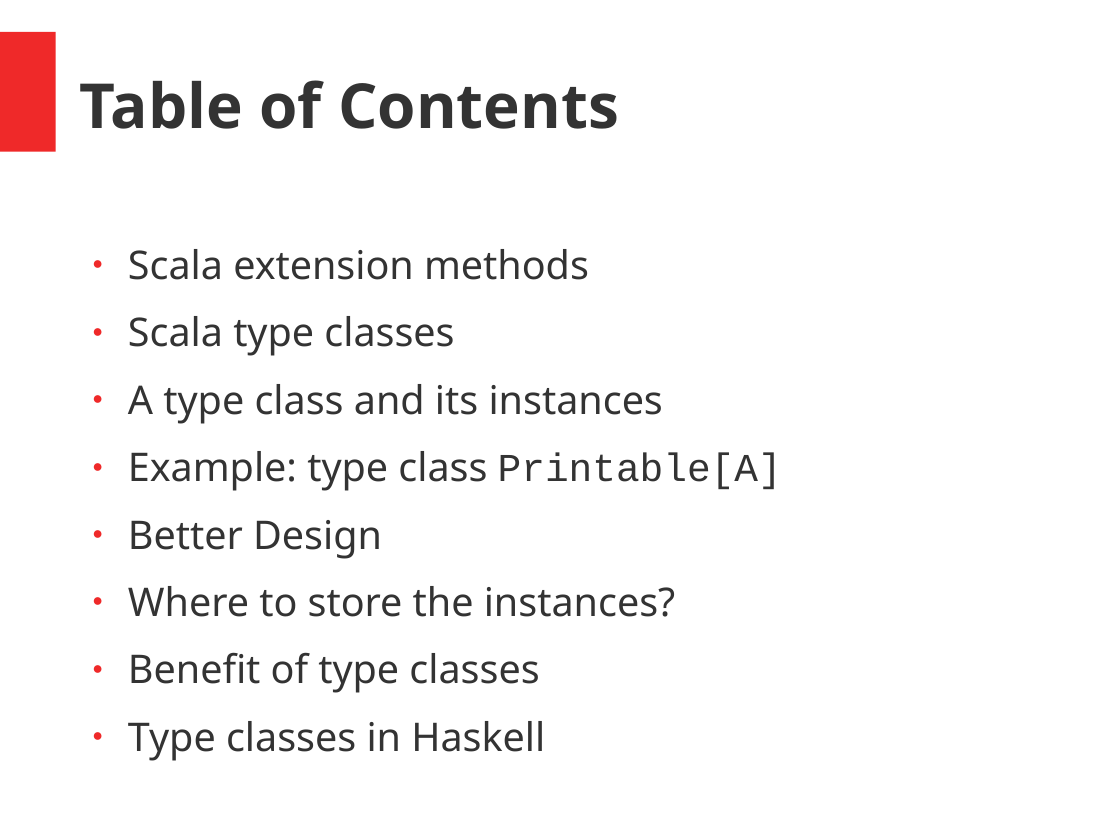
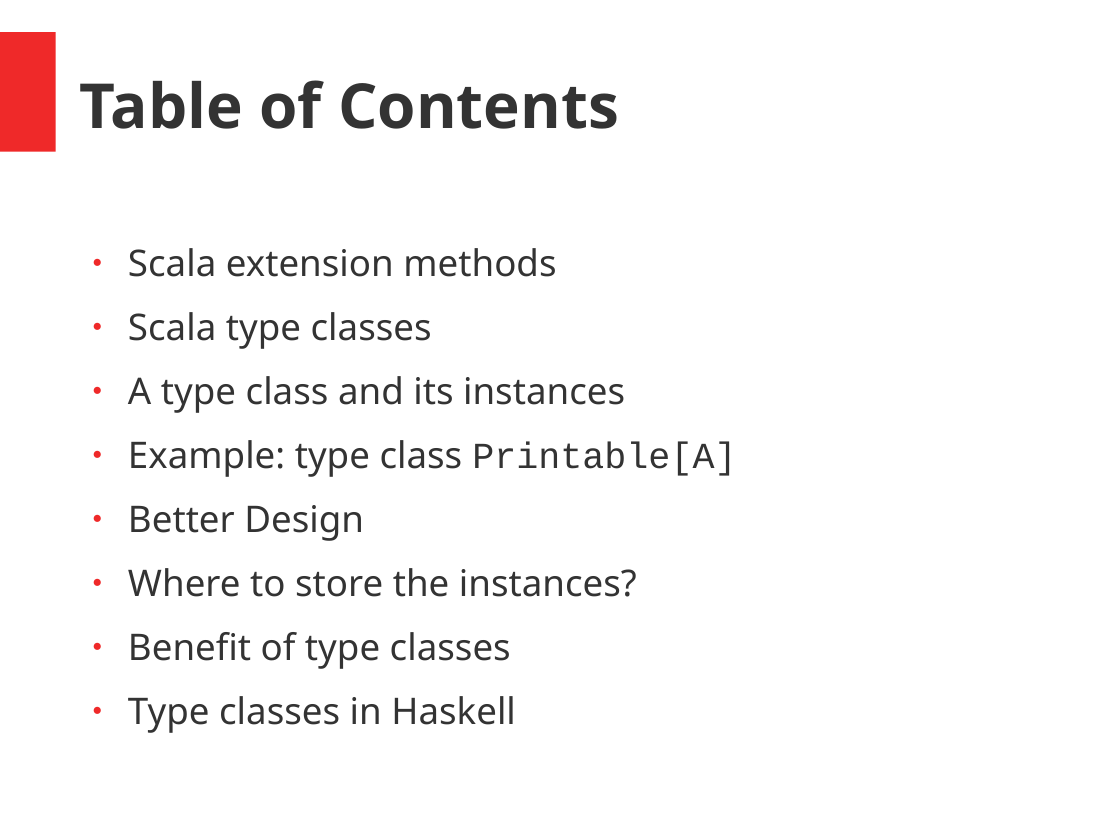
Before and after one commit to hermannhueck/typeclasses, a slide deck: slide 2 of Slides/TypeClasses.pptx. Drawn at 1120x840 pixels with LibreOffice and Linux fonts; fonts in the diff are those of the drawing. Boxes give left, top, right and bottom in pixels: in the first picture for what was removed or moved away, otherwise in the second. Text is boxed around its words. In the diff, an @@ line names an element or a change of style, - is before the commit and + after.

```diff
--- a/Slides/TypeClasses.pptx
+++ b/Slides/TypeClasses.pptx
@@ text "Scala extension methods" at (128, 248, 736, 733): size 28 to 26 pt @@
```
Also in this commit, not shown: 2 other slides changed, 1 slide added, 1 other file.
